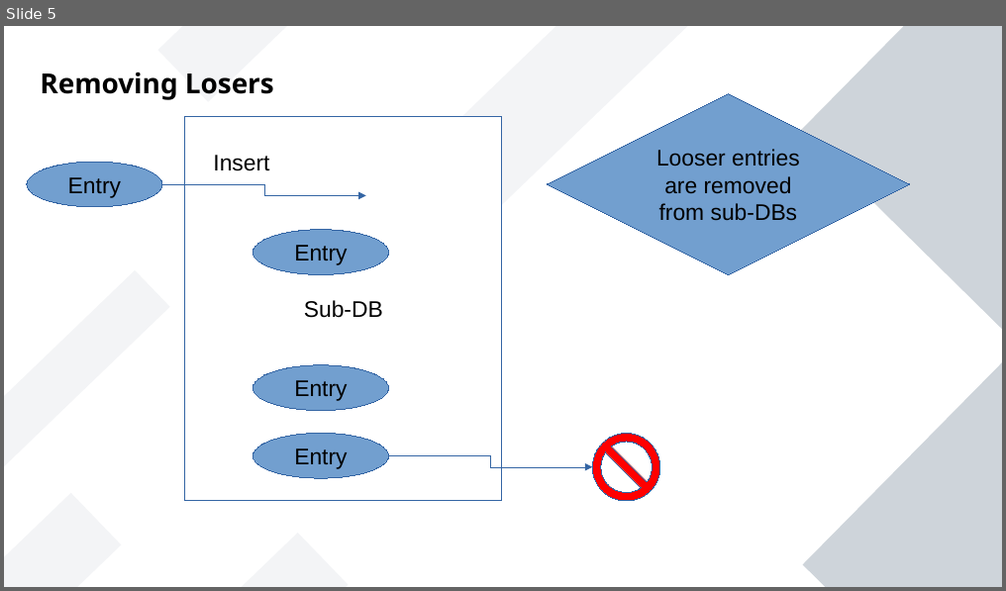
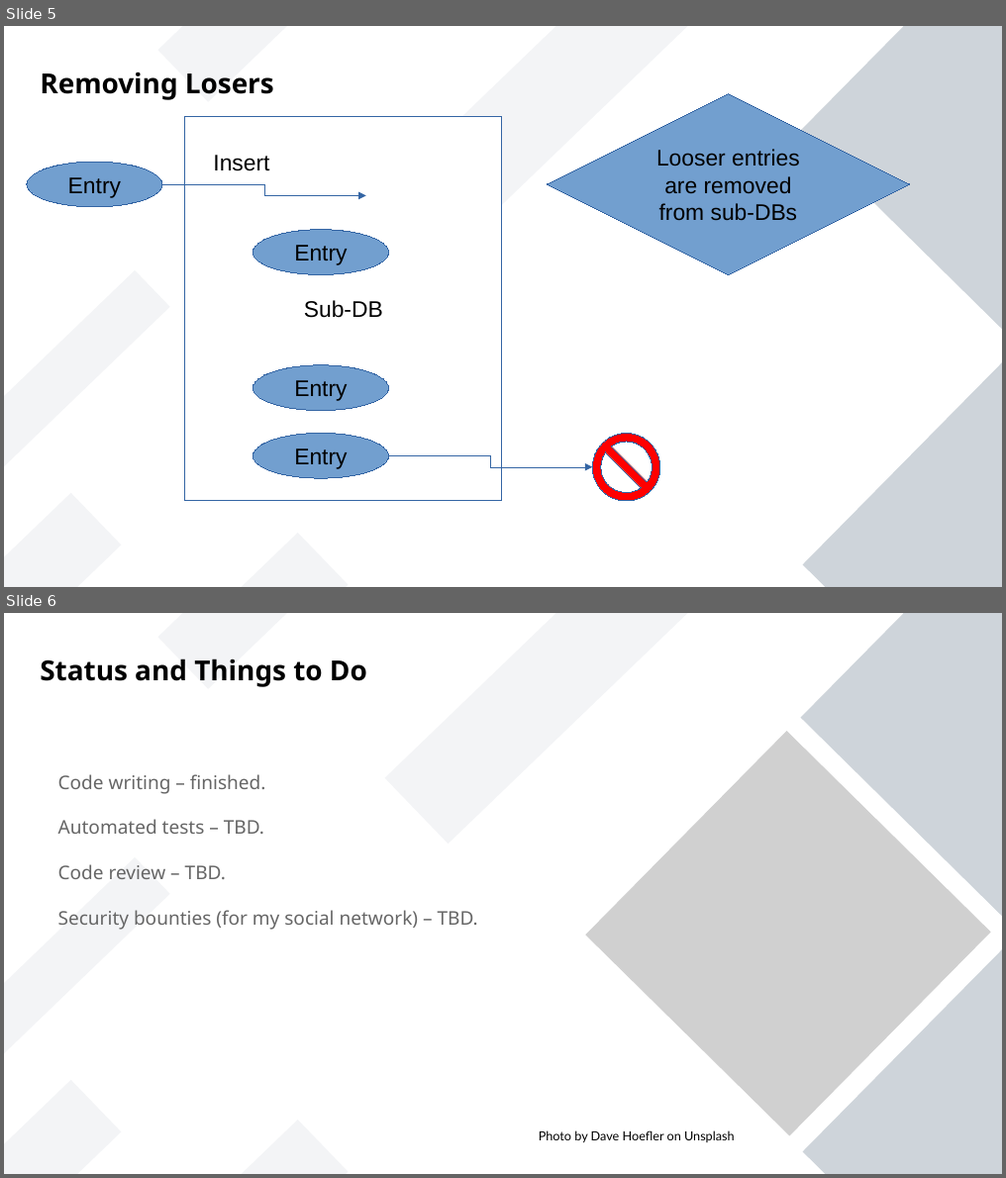
Before and after one commit to vporton/NacDB, a slide deck: docs/presentation.odp. Shown one above the other, each under a label of ours: slide 5 before the commit, slides 5 and 6 after it. The pictures are 1006x591 and 1006x1178 pixels, drawn with LibreOffice and Linux fonts; fonts in the diff are those of the drawing; grey boxes stand for pictures. Boxes give left, top, right and bottom in pixels: in the first picture for what was removed or moved away, otherwise in the second. Text is boxed around its words. In the diff, an @@ line names an element or a change of style, - is before the commit and + after.

Commit message:
presentation modified

```diff
--- a/docs/presentation.odp
+++ b/docs/presentation.odp
@@ slide 6 added at (4, 613, 1002, 1174), background #FFFFFF; not listed: 7 template elements that a slide beside it also shows @@
@@ text added at (40, 659, 367, 687), 22 pt, text #000000, bold @@
+Status and Things to Do
@@ picture added at (585, 731, 991, 1137) @@
@@ text added at (58, 774, 478, 930), 15 pt, text #666666 @@
+Code writing – finished.
+Automated tests – TBD.
+Code review – TBD.
+Security bounties (for my social network) – TBD.
@@ text added at (539, 1131, 735, 1144), 10 pt, text #000000 @@
+Photo by Dave Hoefler on Unsplash
```
